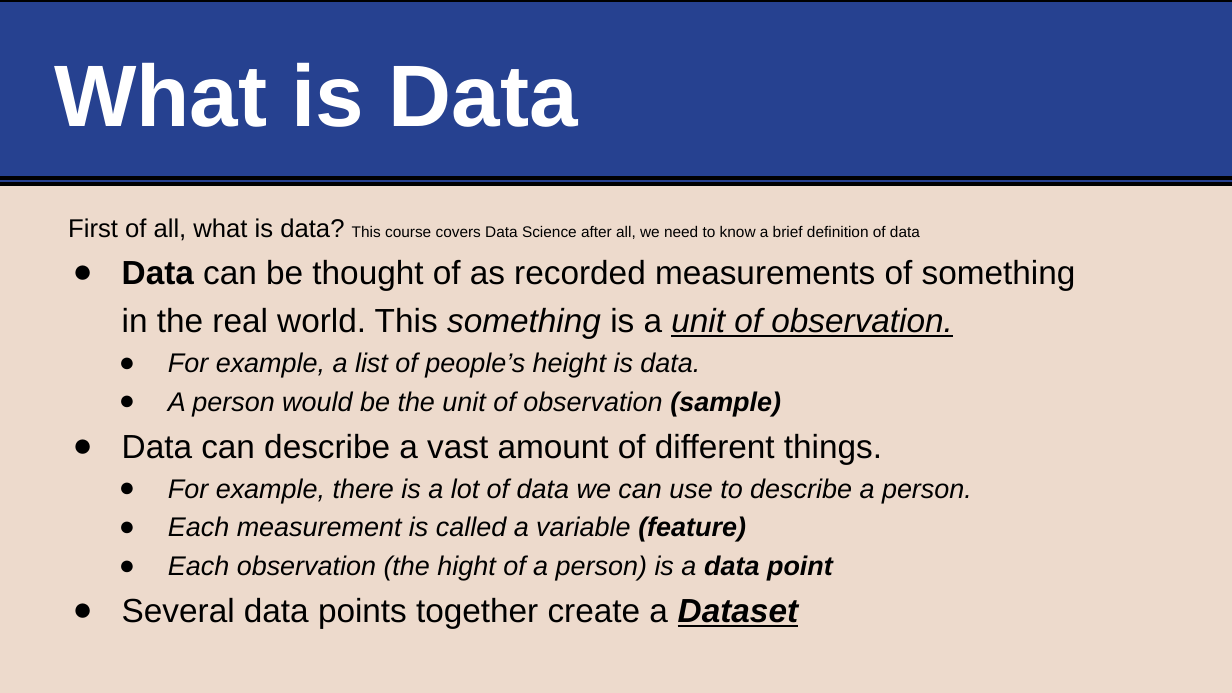
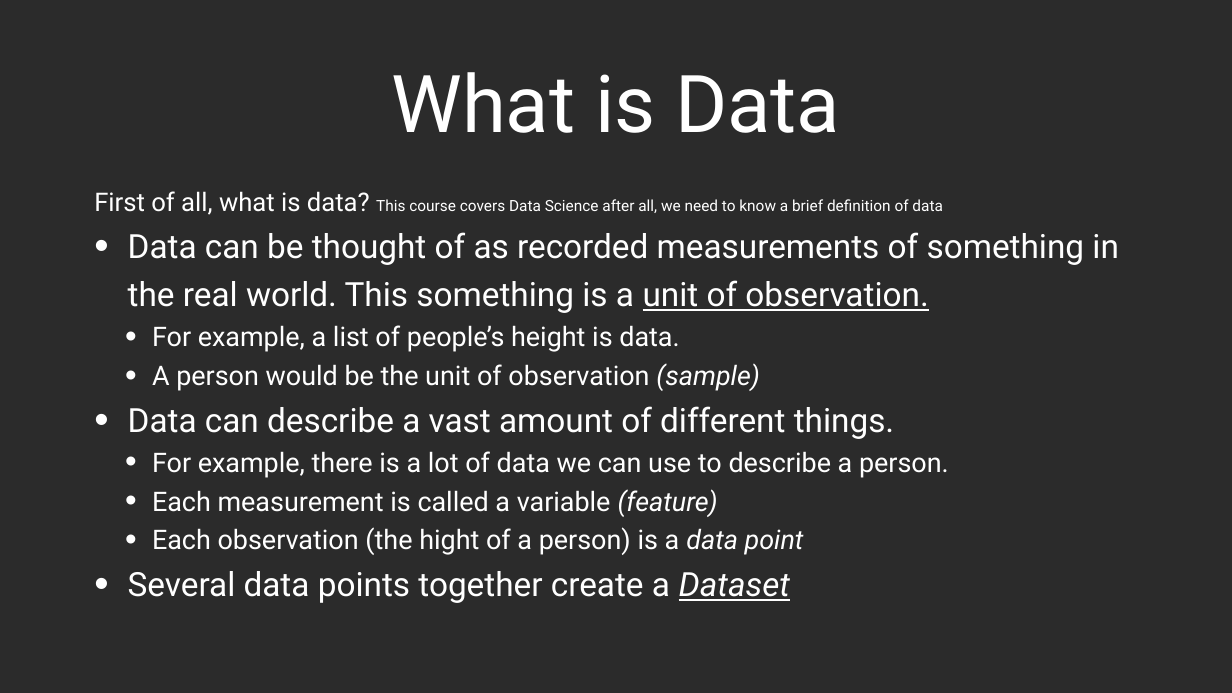
Before and after one commit to life-efficient/Data-Engineering, a slide deck: slide 3 of 2. SQL/1. SQL Basics/1. SQL Basics.pptx (slide 2 before the commit). Drawn at 1232x693 pixels with LibreOffice and Linux fonts; fonts in the diff are those of the drawing; background and template pictures are left out; a plain dark background stands for a picture behind light text. Boxes give left, top, right and bottom in pixels: in the first picture for what was removed or moved away, otherwise in the second. Text is boxed around its words. In the diff, an @@ line names an element or a change of style, - is before the commit and + after.

```diff
--- a/2. SQL/1. SQL Basics/1. SQL Basics.pptx
+++ b/2. SQL/1. SQL Basics/1. SQL Basics.pptx
@@ background #EDDACC to picture (left out) @@
@@ rectangle removed at (x1=0, y1=0, x2=1232, y2=184) @@
@@ title "What is Data" moved from (x1=54, y1=62, x2=577, y2=127) to (x1=391, y1=72, x2=840, y2=133) @@
@@ title "What is Data" at (x1=391, y1=72, x2=840, y2=133): size 136 to 124.2 pt, font Arial to Roboto, bold off; alignment left to centre; vertical alignment middle to bottom @@
@@ line removed from (0, 178) to (1232, 178) @@
@@ text "First of all, what is ..." moved from (x1=68, y1=218, x2=1076, y2=628) to (x1=94, y1=191, x2=1119, y2=603) @@
@@ text "First of all, what is ..." at (x1=94, y1=191, x2=1119, y2=603): font Arial to Roboto, text colour #000000 to #FFFFFF; bold off in "Data", "(sample)", "(feature)", "data point" and 1 more places; italic off in "something unit of observation.", "For example, a list of people’s height ...", "A person would be the unit of ...", "For example, there is a lot of ..." and 2 more places; bullet ● to • @@
```
Also in this commit, not shown: 23 other slides changed, 4 slides added, 3 slides removed, 1 other file.
